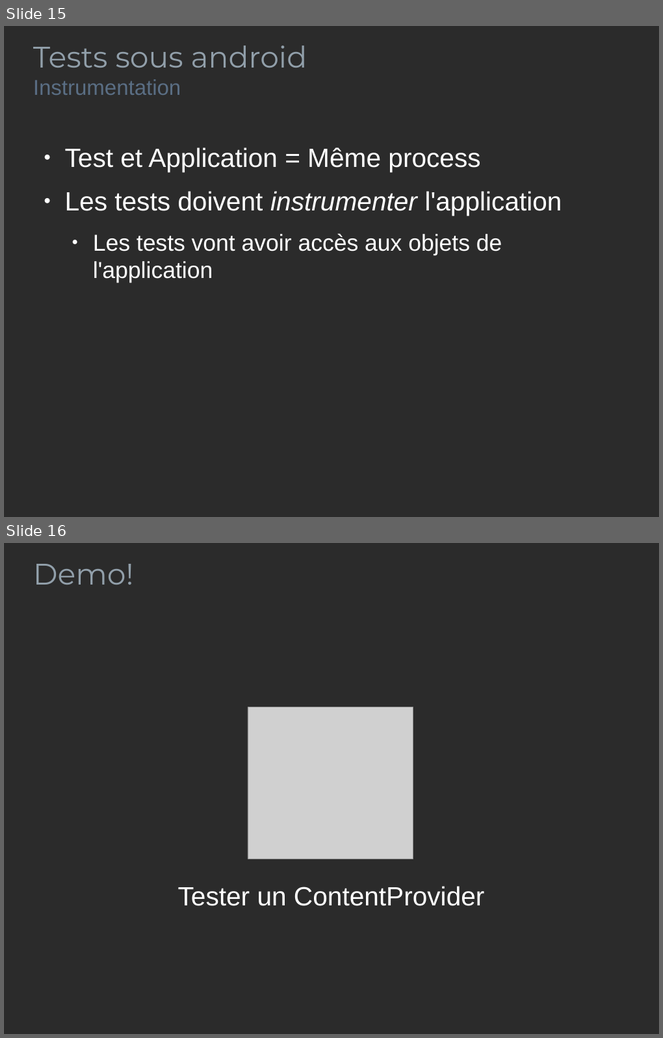
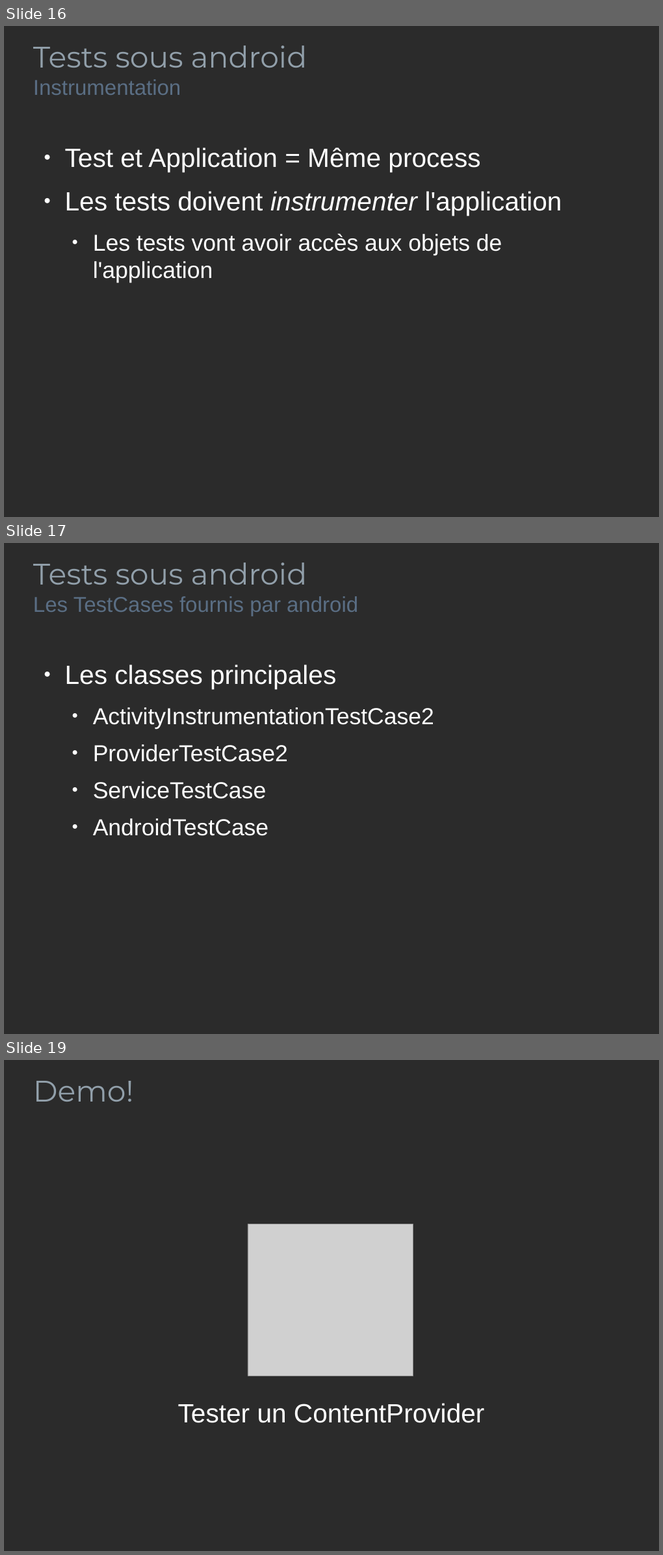
Before and after one commit to pbreault/TestsOnAndroid, a slide deck: Presentation.odp. Shown one above the other, each under a label of ours: slides 15 and 16 before the commit, slides 16, 17 and 19 after it; the slides between them are not shown. The pictures are 663x1038 and 663x1555 pixels, drawn with LibreOffice and Linux fonts; fonts in the diff are those of the drawing; grey boxes stand for pictures; background and template pictures are left out; a plain dark background stands for a picture behind light text. Boxes give left, top, right and bottom in pixels: in the first picture for what was removed or moved away, otherwise in the second. Text is boxed around its words. In the diff, an @@ line names an element or a change of style, - is before the commit and + after.

```diff
--- a/Presentation.odp
+++ b/Presentation.odp
@@ slide 17 added at (x1=4, y1=543, x2=659, y2=1034), background picture (left out) @@
@@ text added at (x1=33, y1=563, x2=358, y2=616), 26 pt, text #5A6E84 @@
+Tests sous android
+Les TestCases fournis par android
@@ text added at (x1=65, y1=665, x2=434, y2=836), 28 pt, text #FFFFFF @@
+● Les classes principales
+  ● ActivityInstrumentationTestCase2
+  ● ProviderTestCase2
+  ● ServiceTestCase
+  ● AndroidTestCase
@@ what was slide 15 is now slide 16 @@
@@ what was slide 16 is now slide 19 @@
```
Also in this commit, not shown: 1 slide changed, 2 other slides added, 1 other file.
